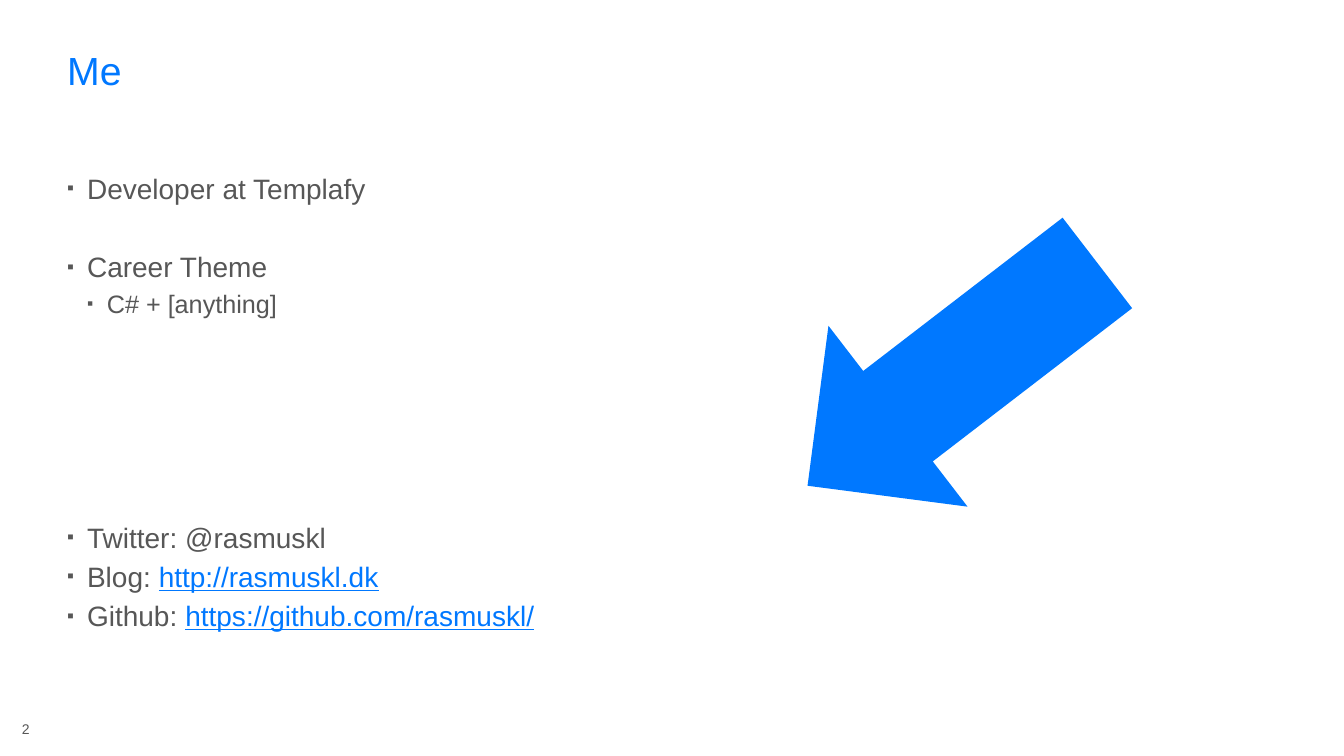
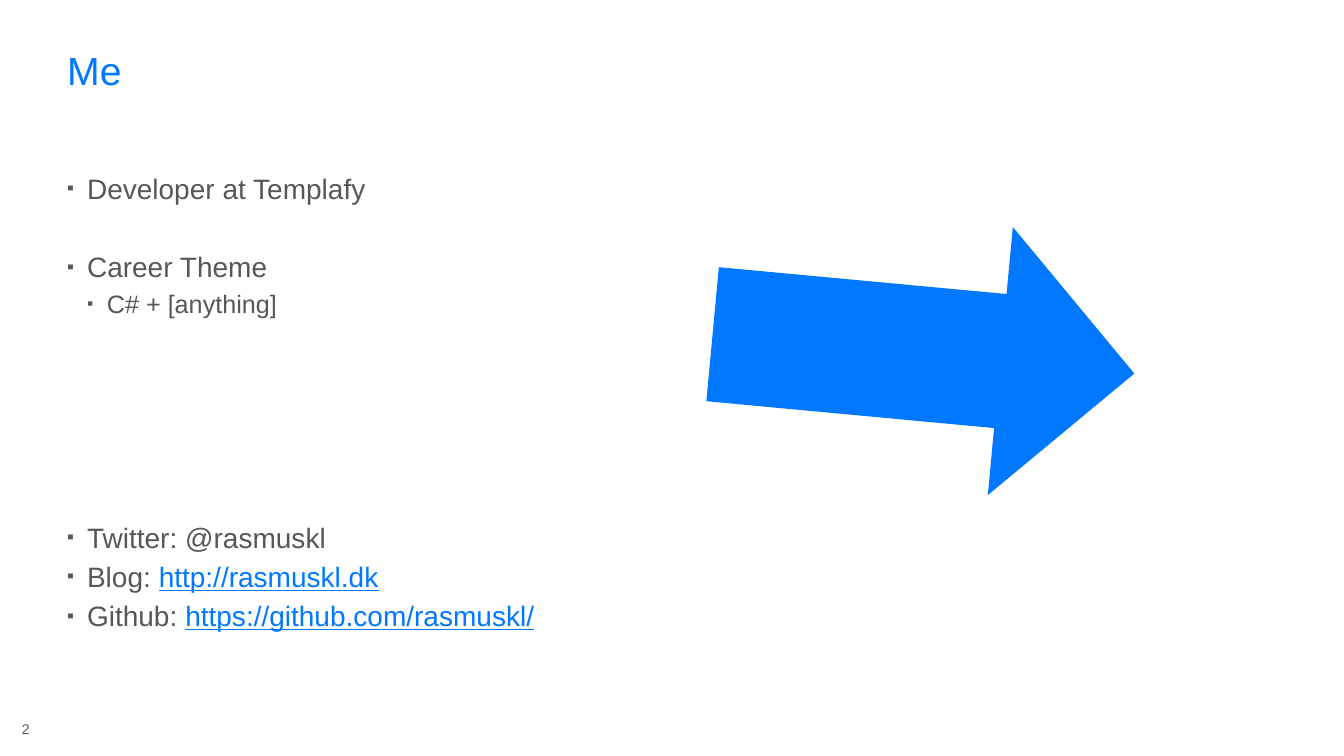
Before and after one commit to rasmuskl/react-webpack-typescript, a slide deck: slide 2 of 20170531-anug-90min/Presentation.pptx. Drawn at 1344x756 pixels with LibreOffice and Linux fonts; fonts in the diff are those of the drawing; background and template pictures are left out. Boxes give left, top, right and bottom in pixels: in the first picture for what was removed or moved away, otherwise in the second. Text is boxed around its words. In the diff, an @@ line names an element or a change of style, - is before the commit and + after.

Commit message:
Updated presentation.

```diff
--- a/20170531-anug-90min/Presentation.pptx
+++ b/20170531-anug-90min/Presentation.pptx
@@ down arrow at bbox=[701, 200, 1147, 507]: rotation 52 to 275 degrees @@
```
